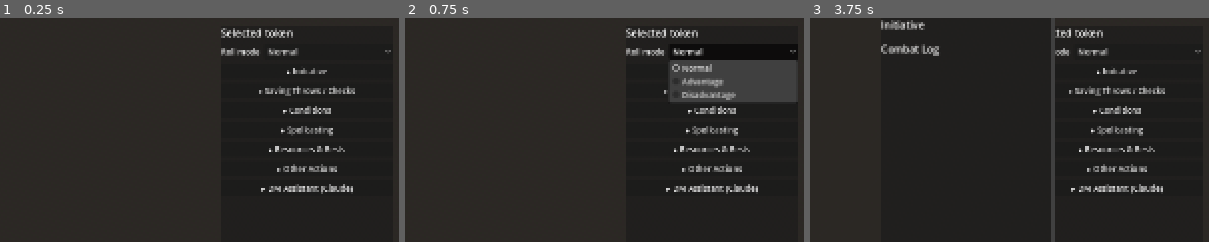
Above: before the commit, frames 1-3 (left to right).
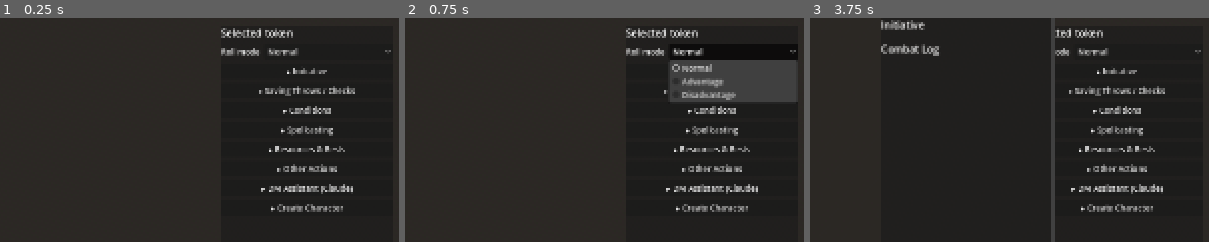
Above: after the commit, the same moments.

Repository: rmcneill2828-art/Campaign-OS-3D
Game: Godot game, scene res://scenes/Main.tscn
Same seed, same stepped clock (60 frames per second), same inputs: the game is played once before the commit and once after it.
Inputs:
- Up to frame 1 (0.25 s): no input
- Up to frame 2 (0.75 s): click "Normal" at 0.5 s
- Up to frame 3 (3.75 s): click "Normal" at 1.25 s; click "Next Turn" at 2 s; click "Next Turn" at 2.75 s; click "Open Player Window" at 3.5 s
The pictures show only the part of the screen within x 50-100%, y 0-50%; the shares and areas given below are measured in that part.

The runs differ from the first frame. In frame 1, 0.4% of the frame differs, in the area x 67-86%, y 83-87%; in frame 2, 0.4%; in frame 3, 0.4%.

Commit message:
Add interactive character creation -- item 1 of the seven requested features
Rather than port ~300 lines of character math to GDScript, engine-server
now also loads engine/characterCreator.js (already copied verbatim) into
its shared engine realm and exposes POST /create-character: validates the
draft, computes the sheet + markdown server-side, then writes into
dm-bridge/'s own SEPARATE create-character-request.json/
create-character-response.json mailbox (distinct from /dm-command's
request.json/response.json, so the two can't race each other) and waits up
to 20s -- matching ui/app.js's own createCharacterResponseTimeoutMs, since
this is a deterministic file write, not a Claude call. Returns {ok,
message, fileName, character}; ok can legitimately be false (a filename
collision, DND_REPO_PATH unset) without that being an HTTP-level error.

Main.gd gained a new "Create Character" collapsible section, built
entirely in code (same convention as the AoE Template controls), mirroring
ui/app.js's own form field-for-field: name/race/class/level/background/
alignment, all 6 ability scores (with Standard Array and
Roll-4d6-Drop-Lowest buttons), an AC override, speed, all 18 skill
checkboxes, languages/tools/features/equipment, optional spellcasting,
an attack, personality, and backstory.

New tests: engine-server/tests/createCharacter.test.js (4 tests -- the real
HTTP contract, an invalid-draft 400, an ok:false outcome, two concurrent
calls serialized -- 53/53 passing engine-server-wide) and
godot/tools/test_character_creator.gd (17 assertions -- every control gets
built, and the draft read back off them matches characterCreator.js's own
expected shape), both wired into their CI jobs.

Co-Authored-By: Claude Sonnet 5 <noreply@anthropic.com>

Diff:
--- a/godot/scripts/Main.gd
+++ b/godot/scripts/Main.gd
@@ -51,6 +51,20 @@
 	"slashing", "thunder"
 ]
 const SPELL_TARGET_NONE := "(no target)"
+
+## Character Creator (ROADMAP.md's "Seven requested features" 2026-09-19 entry, item 1)
+## -- duplicated from engine-server/engine/characterCreator.js's own CLASS_LIST, same
+## "no shared-module mechanism across these plain scripts" convention ABILITY_KEYS/
+## SKILL_LIST above already document. Reuses this file's own ABILITY_KEYS/SKILL_LIST
+## constants above for everything else -- characterCreator.js's own copies of those two
+## lists happen to be identical to encounter.js's (same names, same order), so no
+## separate duplicate is needed for them specifically.
+const CHARACTER_CLASS_LIST: Array[String] = [
+	"Barbarian", "Bard", "Cleric", "Druid", "Fighter", "Monk",
+	"Paladin", "Ranger", "Rogue", "Sorcerer", "Warlock", "Wizard"
+]
+## Same 4d6-drop-lowest convention ui/app.js's own rollAbilityScore() uses.
+const STANDARD_ARRAY: Array[int] = [15, 14, 13, 12, 10, 8]
 
 ## AoE template tool (ROADMAP.md's "Seven requested features" 2026-09-19 entry, item 7)
 ## -- fixed option order, matches how TEMPLATE_SHAPES's own index is used as
@@ -174,6 +188,8 @@
 @onready var _dm_response_label: Label = $HUD/TokenActionsPanel/TokenActionsScroll/TokenActionsList/DmAssistantBody/DmResponseLabel
 @onready var _dm_command_request: HTTPRequest = $DmCommandRequest
 
+@onready var _token_actions_list: VBoxContainer = $HUD/TokenActionsPanel/TokenActionsScroll/TokenActionsList
+
 var _condition_buttons := {} # condition name (String) -> Button (toggle_mode)
 var _area_target_checkboxes := {} # token name (String) -> CheckBox
 var _last_target_names: Array[String] = [] # last set the spell-target UI was built from -- see _sync_spell_targets()
@@ -197,6 +213,47 @@
 var _template_width_input: SpinBox
 var _template_info_label: Label
 
+## Character Creator -- POSTs to engine-server's own /create-character (see
+## server.js's own doc comment on that endpoint), which runs the exact same
+## engine/characterCreator.js compute+markdown logic the 2D app runs in-browser, then
+## writes into dm-bridge/'s own SEPARATE create-character-request.json/
+## create-character-response.json mailbox (distinct from /dm-command's request.json/
+## response.json). Built entirely in code, same convention as the AoE Template
+## controls above. A SEPARATE in-flight flag from _dm_command_in_flight/
+## _action_in_flight -- this can take a few seconds (waiting on dm-bridge/watch.js to
+## write the file), but there's no reason it should block ordinary combat actions or
+## vice versa.
+var _cc_in_flight := false
+var _cc_name: LineEdit
+var _cc_race: LineEdit
+var _cc_class: OptionButton
+var _cc_level: SpinBox
+var _cc_background: LineEdit
+var _cc_alignment: LineEdit
+var _cc_ability_inputs := {} # ability key (String) -> SpinBox
+var _cc_ac: LineEdit
+var _cc_speed: SpinBox
+var _cc_skill_checkboxes := {} # skill name (String) -> CheckBox
+var _cc_languages: LineEdit
+var _cc_tools: LineEdit
+var _cc_features: TextEdit
+var _cc_is_caster: CheckBox
+var _cc_spell_ability: OptionButton
+var _cc_spells_known: TextEdit
+var _cc_weapon_name: LineEdit
+var _cc_weapon_dice: LineEdit
+var _cc_weapon_ability: OptionButton
+var _cc_weapon_damage_type: OptionButton
+var _cc_equipment: TextEdit
+var _cc_traits: LineEdit
+var _cc_ideals: LineEdit
+var _cc_bonds: LineEdit
+var _cc_flaws: LineEdit
+var _cc_backstory: TextEdit
+var _cc_status_label: Label
+var _cc_create_button: Button
+var _cc_request: HTTPRequest
+
 var _tokens := {} # token id (String) -> Token node
 var _selected_token_id := ""
 var _last_centered_map_name := "" # not just a one-time flag -- see _apply_state()'s own use, below
@@ -259,6 +316,7 @@
 	_cast_spell_button.pressed.connect(_on_cast_spell_pressed)
 	_cast_area_spell_button.pressed.connect(_on_cast_area_spell_pressed)
 	_build_template_controls()
+	_build_character_creator_controls()
 
 	_heal_button.pressed.connect(_on_heal_pressed)
 	_full_heal_button.pressed.connect(_on_full_heal_pressed)
@@ -871,6 +929,281 @@
 	mesh_instance.material_override = material
 	return mesh_instance
 
+## --- Character Creator: small row-builder helpers, reducing the boilerplate every ---
+## field below would otherwise repeat (same reasoning _build_template_controls() above
+## already applies at a smaller scale).
+
+func _cc_row(parent: Control, label_text: String) -> HBoxContainer:
+	var row := HBoxContainer.new()
+	var label := Label.new()
+	label.text = label_text
+	label.custom_minimum_size.x = 130
+	row.add_child(label)
+	parent.add_child(row)
+	return row
+
+func _cc_line_edit_row(parent: Control, label_text: String) -> LineEdit:
+	var row := _cc_row(parent, label_text)
+	var edit := LineEdit.new()
+	edit.size_flags_horizontal = Control.SIZE_EXPAND_FILL
+	row.add_child(edit)
+	return edit
+
+func _cc_spinbox_row(parent: Control, label_text: String, min_v: float, max_v: float, default_v: float) -> SpinBox:
+	var row := _cc_row(parent, label_text)
+	var spin := SpinBox.new()
+	spin.min_value = min_v
+	spin.max_value = max_v
+	spin.value = default_v
+	row.add_child(spin)
+	return spin
+
+func _cc_option_row(parent: Control, label_text: String, items: Array) -> OptionButton:
+	var row := _cc_row(parent, label_text)
+	var option := OptionButton.new()
+	for item in items:
+		option.add_item(str(item))
+	row.add_child(option)
+	return option
+
+func _cc_text_block(parent: Control, label_text: String) -> TextEdit:
+	var label := Label.new()
+	label.text = label_text
+	parent.add_child(label)
+	var edit := TextEdit.new()
+	edit.custom_minimum_size.y = 50
+	parent.add_child(edit)
+	return edit
+
+## Builds the whole Character Creator panel in code (same convention as the AoE
+## Template controls above and the Conditions grid further up) and adds it as a new
+## collapsible section at the end of the Token Actions accordion -- not gated on a
+## selected token (matches "DM Assistant"/trigger_lair_action's own precedent; a new
+## character isn't acting through an existing one). Mirrors ui/app.js's own Create
+## Character form field-for-field (see its own characterDraftFromForm()) so the draft
+## _character_draft_from_form() below builds matches exactly what
+## characterCreator.js's validateDraft()/computeCharacter() already expect -- see
+## engine-server/server.js's own POST /create-character doc comment for the rest of
+## this round trip.
+func _build_character_creator_controls() -> void:
+	var header := Button.new()
+	header.toggle_mode = true
+	var body := VBoxContainer.new()
+	body.visible = false
+	_token_actions_list.add_child(header)
+	_token_actions_list.add_child(body)
+	_wire_collapsible_section(header, body, "Create Character")
+
+	_cc_name = _cc_line_edit_row(body, "Name:")
+	_cc_race = _cc_line_edit_row(body, "Race:")
+	_cc_class = _cc_option_row(body, "Class:", CHARACTER_CLASS_LIST)
+	_cc_level = _cc_spinbox_row(body, "Level:", 1, 20, 1)
+	_cc_background = _cc_line_edit_row(body, "Background:")
+	_cc_alignment = _cc_line_edit_row(body, "Alignment:")
+
+	var scores_label := Label.new()
+	scores_label.text = "Ability Scores:"
+	body.add_child(scores_label)
+	var scores_row := HBoxContainer.new()
+	for ability in ABILITY_KEYS:
+		var column := VBoxContainer.new()
+		var ability_label := Label.new()
+		ability_label.text = ability
+		column.add_child(ability_label)
+		var spin := SpinBox.new()
+		spin.min_value = 1
+		spin.max_value = 30
+		spin.value = 10
+		column.add_child(spin)
+		scores_row.add_child(column)
+		_cc_ability_inputs[ability] = spin
+	body.add_child(scores_row)
+
+	var scores_buttons_row := HBoxContainer.new()
+	var standard_array_button := Button.new()
+	standard_array_button.text = "Standard Array"
+	standard_array_button.pressed.connect(_on_cc_standard_array_pressed)
+	scores_buttons_row.add_child(standard_array_button)
+	var roll_scores_button := Button.new()
+	roll_scores_button.text = "Roll Scores (4d6 drop lowest)"
+	roll_scores_button.pressed.connect(_on_cc_roll_scores_pressed)
+	scores_buttons_row.add_child(roll_scores_button)
+	body.add_child(scores_buttons_row)
+
+	_cc_ac = _cc_line_edit_row(body, "AC (blank = auto):")
+	_cc_speed = _cc_spinbox_row(body, "Speed (ft):", 0, 120, 30)
+
+	var skills_label := Label.new()
+	skills_label.text = "Proficient Skills:"
+	body.add_child(skills_label)
+	var skills_grid := GridContainer.new()
+	skills_grid.columns = 2
+	for skill in SKILL_LIST:
+		var checkbox := CheckBox.new()
+		checkbox.text = skill
+		skills_grid.add_child(checkbox)
+		_cc_skill_checkboxes[skill] = checkbox
+	body.add_child(skills_grid)
+
+	_cc_languages = _cc_line_edit_row(body, "Languages:")
+	_cc_tools = _cc_line_edit_row(body, "Tools/Weapons/Armor:")
+	_cc_features = _cc_text_block(body, "Features & Traits (one per line):")
+
+	_cc_is_caster = CheckBox.new()
+	_cc_is_caster.text = "Spellcaster"
+	body.add_child(_cc_is_caster)
+	_cc_spell_ability = _cc_option_row(body, "Spellcasting Ability:", ABILITY_KEYS)
+	_cc_spells_known = _cc_text_block(body, "Spells Known/Prepared:")
+
+	var attack_label := Label.new()
+	attack_label.text = "Attack:"
+	body.add_child(attack_label)
+	_cc_weapon_name = _cc_line_edit_row(body, "Weapon Name:")
+	_cc_weapon_dice = _cc_line_edit_row(body, "Damage Dice (e.g. 1d8):")
+	_cc_weapon_ability = _cc_option_row(body, "Attack Ability:", ["STR", "DEX"])
+	_cc_weapon_damage_type = _cc_option_row(body, "Damage Type:", DAMAGE_TYPE_LIST.filter(func(t): return t != DAMAGE_TYPE_NONE))
+
+	_cc_equipment = _cc_text_block(body, "Equipment (one per line):")
+
+	var personality_label := Label.new()
+	personality_label.text = "Personality:"
+	body.add_child(personality_label)
+	_cc_traits = _cc_line_edit_row(body, "Traits:")
+	_cc_ideals = _cc_line_edit_row(body, "Ideals:")
+	_cc_bonds = _cc_line_edit_row(body, "Bonds:")
+	_cc_flaws = _cc_line_edit_row(body, "Flaws:")
+
+	_cc_backstory = _cc_text_block(body, "Backstory:")
+
+	_cc_create_button = Button.new()
+	_cc_create_button.text = "Create Character"
+	_cc_create_button.pressed.connect(_on_create_character_pressed)
+	body.add_child(_cc_create_button)
+
+	_cc_status_label = Label.new()
+	_cc_status_label.autowrap_mode = TextServer.AUTOWRAP_WORD_SMART
+	body.add_child(_cc_status_label)
+
+	_cc_request = HTTPRequest.new()
+	add_child(_cc_request)
+	_cc_request.request_completed.connect(_on_create_character_response)
+
+func _on_cc_standard_array_pressed() -> void:
+	for i in range(ABILITY_KEYS.size()):
+		_cc_ability_inputs[ABILITY_KEYS[i]].value = STANDARD_ARRAY[i]
+
+## Matches ui/app.js's own rollAbilityScore() exactly: roll four d6, drop the lowest.
+func _roll_ability_score() -> int:
+	var rolls: Array[int] = []
+	for i in range(4):
+		rolls.append(1 + randi() % 6)
+	rolls.sort()
+	return rolls[1] + rolls[2] + rolls[3]
+
+func _on_cc_roll_scores_pressed() -> void:
+	for ability in ABILITY_KEYS:
+		_cc_ability_inputs[ability].value = _roll_ability_score()
+
+## Mirrors ui/app.js's own characterDraftFromForm() field-for-field -- the exact draft
+## shape engine-server's POST /create-character (CharacterCreator.validateDraft()/
+## computeCharacter()) expects. Pure/no side effects beyond reading control values, so
+## this is unit-testable without a live server (see godot/tools/test_character_creator.gd).
+func _character_draft_from_form() -> Dictionary:
+	var proficient_skills: Array[String] = []
+	for skill in _cc_skill_checkboxes:
+		if _cc_skill_checkboxes[skill].button_pressed:
+			proficient_skills.append(skill)
+
+	var draft := {
+		"name": _cc_name.text,
+		"race": _cc_race.text,
+		"className": CHARACTER_CLASS_LIST[_cc_class.selected],
+		"level": int(_cc_level.value),
+		"background": _cc_background.text,
+		"alignment": _cc_alignment.text,
+		"abilityScores": {},
+		"ac": _cc_ac.text,
+		"speed": int(_cc_speed.value),
+		"proficientSkills": proficient_skills,
+		"languages": _cc_languages.text,
+		"toolsWeaponsArmor": _cc_tools.text,
+		"features": _cc_features.text,
+		"equipment": _cc_equipment.text,
+		"personality": {
+			"traits": _cc_traits.text,
+			"ideals": _cc_ideals.text,
+			"bonds": _cc_bonds.text,
+			"flaws": _cc_flaws.text
+		},
+		"backstory": _cc_backstory.text,
+		"attack": {
+			"weaponName": _cc_weapon_name.text,
+			"diceSize": _cc_weapon_dice.text,
+			"ability": _cc_weapon_ability.get_item_text(_cc_weapon_ability.selected),
+			"damageType": _cc_weapon_damage_type.get_item_text(_cc_weapon_damage_type.selected)
+		}
+	}
+	for ability in ABILITY_KEYS:
+		draft["abilityScores"][ability] = int(_cc_ability_inputs[ability].value)
+	if _cc_is_caster.button_pressed:
+		draft["spellcasting"] = {
+			"isCaster": true,
+			"ability": ABILITY_KEYS[_cc_spell_ability.selected],
+			"spellsKnown": _cc_spells_known.text
+		}
+	return draft
+
+func _on_create_character_pressed() -> void:
+	if _cc_in_flight:
+		return
+	if _cc_name.text.strip_edges() == "":
+		_cc_status_label.text = "Enter a name before creating the character."
+		return
+
+	var draft := _character_draft_from_form()
+	_cc_in_flight = true
+	_cc_create_button.disabled = true
+	_cc_status_label.text = "Writing the character sheet (needs \"node dm-bridge/watch.js\" running, with DND_REPO_PATH set on it)..."
+
+	var body := JSON.stringify(draft)
+	var error := _cc_request.request(
+		server_base_url + "/create-character",
+		["Content-Type: application/json"],
+		HTTPClient.METHOD_POST,
+		body
+	)
+	if error != OK:
+		_cc_in_flight = false
+		_cc_create_button.disabled = false
+		_cc_status_label.text = "Could not send to engine-server (error %d)." % error
+
+func _on_create_character_response(_result: int, response_code: int, _headers: PackedStringArray, response_body: PackedByteArray) -> void:
+	_cc_in_flight = false
+	_cc_create_button.disabled = false
+	var parsed = JSON.parse_string(response_body.get_string_from_utf8())
+
+	# validateDraft() failures land here as a real 400, distinct from a 500/504
+	# transport-level problem below -- surfaces the actual reasons (e.g. "Name is
+	# required.") rather than a generic error string.
+	if response_code == 400 and typeof(parsed) == TYPE_DICTIONARY and parsed.has("errors"):
+		_cc_status_label.text = ", ".join(PackedStringArray(parsed["errors"]))
+		return
+	if response_code != 200:
+		var error_text: String = "unknown error"
+		if typeof(parsed) == TYPE_DICTIONARY and parsed.has("error"):
+			error_text = str(parsed["error"])
+		_cc_status_label.text = "Create Character error (HTTP %d): %s" % [response_code, error_text]
+		return
+	if typeof(parsed) != TYPE_DICTIONARY:
+		_cc_status_label.text = "engine-server sent a response this client doesn't understand."
+		return
+
+	# {ok, message, fileName, character} -- ok can legitimately be false (a filename
+	# collision, DND_REPO_PATH not set on the watcher) without this being an HTTP-level
+	# error; see server.js's own doc comment on this endpoint for why.
+	var message: String = str(parsed.get("message", ""))
+	_cc_status_label.text = message if message != "" else ("Something went wrong." if not parsed.get("ok", false) else "Done.")
+
 ## apply_healing (see engine-server/engine/dmBridge.js) adds a flat amount,
 ## clamped to the target's own maxHp server-side, and clears dying/dead if it
 ## brings the target back above 0 HP -- so this doubles as the "revive/
--- /dev/null
+++ b/godot/tools/test_character_creator.gd
@@ -0,0 +1,103 @@
+extends SceneTree
+## Functional check for the Character Creator panel (ROADMAP.md's "Seven requested
+## features" 2026-09-19 entry, item 1). engine-server's own tests/createCharacter.test.js
+## already covers the actual HTTP round trip against a simulated dm-bridge/watch.js;
+## this covers the piece that lives only in Godot -- that _ready() actually builds every
+## control, and that _character_draft_from_form() reads them into the exact draft shape
+## characterCreator.js's validateDraft()/computeCharacter() (server-side) expect.
+##
+## See smoke_test_main.gd's own doc comment for why quit() is deferred to the first
+## _process() tick rather than called synchronously in _init().
+
+var _failures := 0
+var _main
+var _ran := false
+
+func _fail(message: String) -> void:
+	_failures += 1
+	push_error("FAIL: %s" % message)
+
+func _check(condition: bool, message: String) -> void:
+	if condition:
+		print("PASS: %s" % message)
+	else:
+		_fail(message)
+
+func _test_character_creator(main) -> void:
+	_check(main.get("_cc_name") != null, "Main._ready() built the Character Creator controls (_cc_name exists)")
+	_check(main.get("_cc_ability_inputs").size() == 6, "One SpinBox per ability score was built")
+	_check(main.get("_cc_skill_checkboxes").size() == 18, "One checkbox per 5e skill was built")
+	_check(main.get("_cc_class").item_count == 12, "Class dropdown has all 12 standard 5e classes")
+
+	# Fill out a draft the same way a DM actually would, then read it back through
+	# _character_draft_from_form() and confirm it matches characterDraftFromForm()'s own
+	# shape in ui/app.js exactly -- field names, ability score dict, nested
+	# personality/attack/spellcasting objects.
+	main.get("_cc_name").text = "Kestrel"
+	main.get("_cc_race").text = "Half-Elf"
+	main.get("_cc_class").selected = 4 # CHARACTER_CLASS_LIST[4] == "Fighter"
+	main.get("_cc_level").value = 3
+	main.get("_cc_background").text = "Outlander"
+	main.get("_cc_alignment").text = "Chaotic Good"
+	var ability_inputs: Dictionary = main.get("_cc_ability_inputs")
+	ability_inputs["STR"].value = 12
+	ability_inputs["DEX"].value = 17
+	ability_inputs["CON"].value = 14
+	ability_inputs["INT"].value = 10
+	ability_inputs["WIS"].value = 15
+	ability_inputs["CHA"].value = 8
+	var skill_checkboxes: Dictionary = main.get("_cc_skill_checkboxes")
+	skill_checkboxes["Perception"].button_pressed = true
+	skill_checkboxes["Survival"].button_pressed = true
+	main.get("_cc_speed").value = 30
+	main.get("_cc_weapon_name").text = "Longbow"
+	main.get("_cc_weapon_dice").text = "1d8"
+	main.get("_cc_traits").text = "Quiet"
+	main.get("_cc_is_caster").button_pressed = false
+
+	var draft: Dictionary = main.call("_character_draft_from_form")
+	_check(draft["name"] == "Kestrel", "Draft carries the entered name")
+	_check(draft["race"] == "Half-Elf", "Draft carries the entered race")
+	_check(draft["className"] == "Fighter", "Draft's className reads the selected OptionButton item, not its index")
+	_check(draft["level"] == 3, "Draft carries the entered level as an int")
+	_check(draft["abilityScores"] == {"STR": 12, "DEX": 17, "CON": 14, "INT": 10, "WIS": 15, "CHA": 8}, "Draft's abilityScores dict matches every SpinBox")
+	var profs: Array = draft["proficientSkills"]
+	_check(profs.has("Perception") and profs.has("Survival") and profs.size() == 2, "Draft's proficientSkills lists exactly the checked boxes")
+	_check(draft["attack"]["weaponName"] == "Longbow" and draft["attack"]["diceSize"] == "1d8", "Draft's attack sub-dict carries the weapon fields")
+	_check(draft["personality"]["traits"] == "Quiet", "Draft's personality sub-dict carries the traits field")
+	_check(not draft.has("spellcasting"), "Unchecked Spellcaster box means no spellcasting key at all (matches ui/app.js's own null, not an empty object)")
+
+	main.get("_cc_is_caster").button_pressed = true
+	main.get("_cc_spells_known").text = "Cure Wounds"
+	draft = main.call("_character_draft_from_form")
+	_check(draft.has("spellcasting") and draft["spellcasting"]["isCaster"] == true, "Checking Spellcaster adds a real spellcasting sub-dict")
+	_check(draft["spellcasting"]["spellsKnown"] == "Cure Wounds", "spellcasting sub-dict carries the entered spells")
+
+	# _on_cc_standard_array_pressed()/_on_cc_roll_scores_pressed() -- both just need to
+	# actually reach every SpinBox without throwing; roll_scores' own randomness means the
+	# only thing worth asserting is that it lands in 5e's real 3-18 range, not the exact
+	# value.
+	main.call("_on_cc_standard_array_pressed")
+	_check(ability_inputs["STR"].value == 15 and ability_inputs["CHA"].value == 8, "Standard Array button assigns 15/14/13/12/10/8 across STR..CHA in order")
+	main.call("_on_cc_roll_scores_pressed")
+	var rolled: float = ability_inputs["STR"].value
+	_check(rolled >= 3 and rolled <= 18, "Roll Scores produces a real 4d6-drop-lowest result (3-18)")
+
+func _init() -> void:
+	var scene := load("res://scenes/Main.tscn") as PackedScene
+	_main = scene.instantiate()
+	get_root().add_child(_main)
+
+func _process(_delta: float) -> bool:
+	if _ran:
+		return true
+	_ran = true
+	_test_character_creator(_main)
+	print("")
+	if _failures > 0:
+		print("%d assertion(s) FAILED" % _failures)
+		quit(1)
+	else:
+		print("All Character Creator assertions passed")
+		quit()
+	return true
Not shown, added: godot/tools/test_character_creator.gd.uid
Not shown, changed: .github/workflows/test.yml
Not shown, changed: ROADMAP.md
